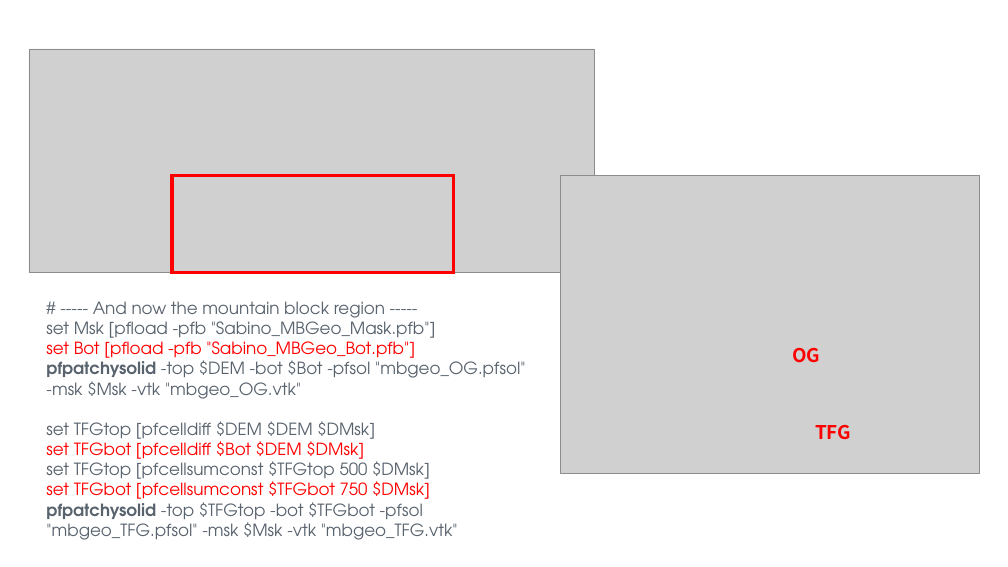
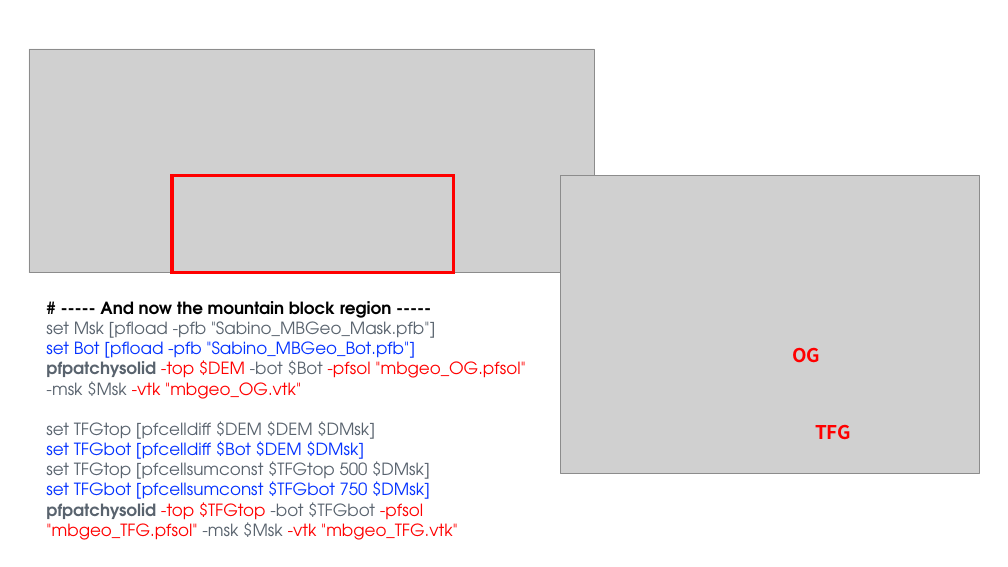
Before and after one commit to ParFlowCommunity/ParFlow-Online-Course, a slide deck: slide 11 of lectures/第6讲ParFlow中solid file的构建方法/第六讲ParFlow中solid文件的创建.pptx. Drawn at 1008x567 pixels with LibreOffice and Linux fonts; fonts in the diff are those of the drawing; grey boxes stand for pictures. Boxes give left, top, right and bottom in pixels: in the first picture for what was removed or moved away, otherwise in the second. Text is boxed around its words. In the diff, an @@ line names an element or a change of style, - is before the commit and + after.

```diff
--- a/lectures/第6讲ParFlow中solid file的构建方法/第六讲ParFlow中solid文件的创建.pptx
+++ b/lectures/第6讲ParFlow中solid file的构建方法/第六讲ParFlow中solid文件的创建.pptx
@@ text at (46,301,525,540): text colour #59636E to #000000, bold on in "# ----- And now the mountain block ..."; text colour #FF0000 to #0432FF in "set Bot [pfload -pfb "Sabino_MBGeo_Bot.pfb"]", "set TFGbot [pfcelldiff $Bot $DEM $DMsk]", "set TFGbot [pfcellsumconst $TFGbot 750 $DMsk]"; text colour #59636E to #FF0000 in "-top $DEM -pfsol "mbgeo_OG.pfsol" -vtk "mbgeo_OG.vtk"", "-top $TFGtop -pfsol "mbgeo_TFG.pfsol" -vtk "mbgeo_TFG.vtk"" @@
```
Also in this commit, not shown: 6 other slides changed, 1 slide added, 1 slide removed.
